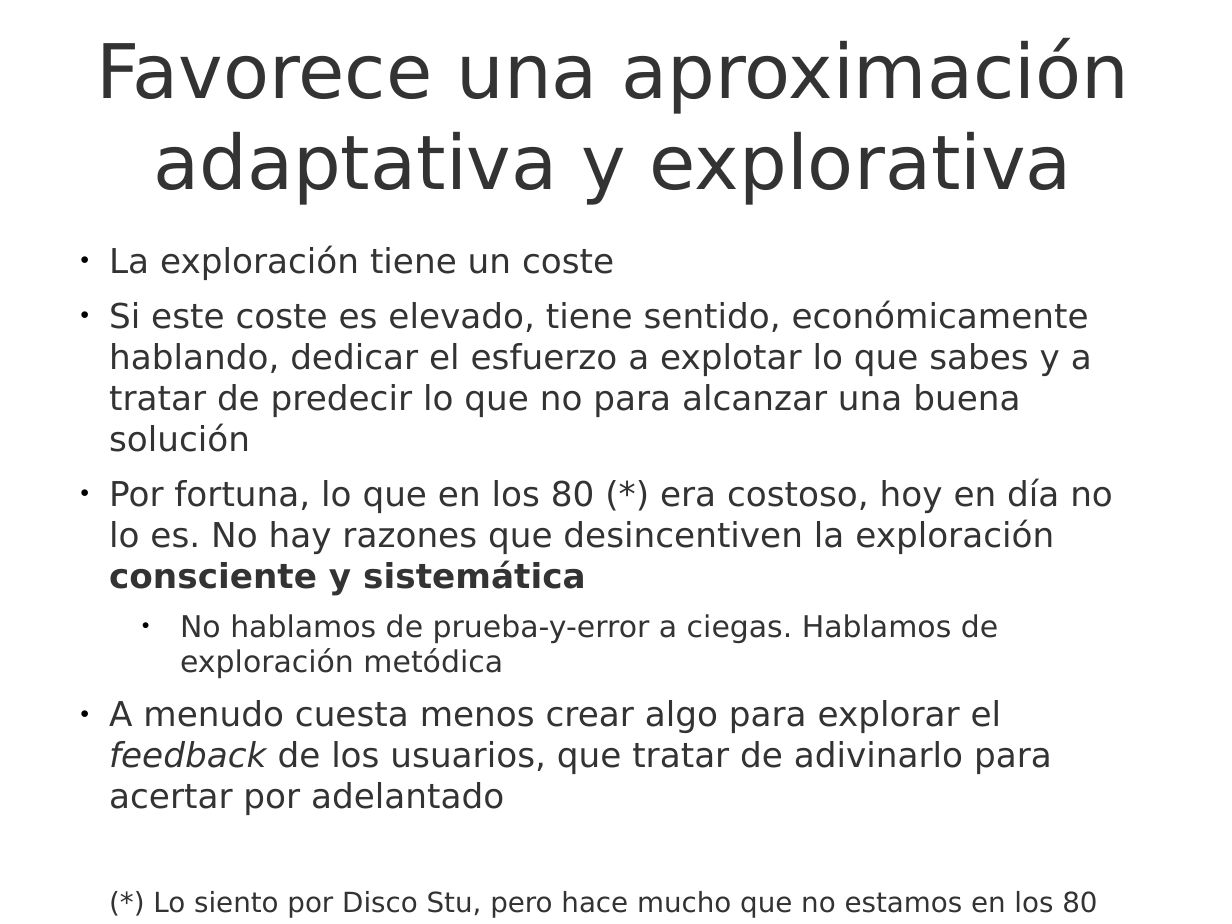
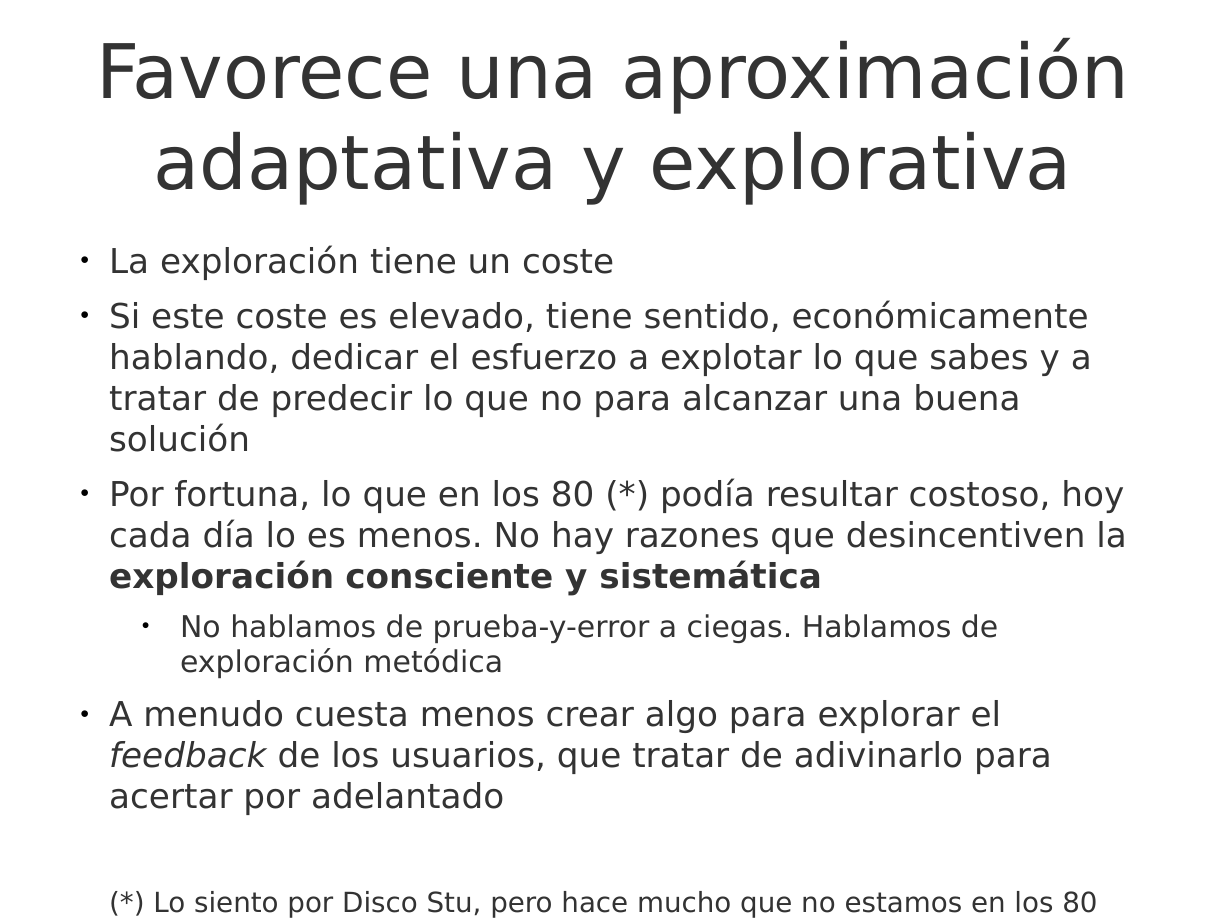
Before and after one commit to UNIZAR-30248-GeProSoft/scrum-slides, a slide deck: slide 28 of 7i_GPS-S02-Scrum-PrincipiosÁgiles.odp. Drawn at 1232x924 pixels with LibreOffice and Linux fonts; fonts in the diff are those of the drawing; background and template pictures are left out. Boxes give left, top, right and bottom in pixels: in the first picture for what was removed or moved away, otherwise in the second. Text is boxed around its words. In the diff, an @@ line names an element or a change of style, - is before the commit and + after.

```diff
--- a/7i_GPS-S02-Scrum-PrincipiosÁgiles.odp
+++ b/7i_GPS-S02-Scrum-PrincipiosÁgiles.odp
@@ text at bbox=[109, 478, 1126, 596]: text changed @@
-● Por fortuna, lo que en los 80 (*) era costoso, hoy en día no lo es. No hay razones que desincentiven la exploración consciente y sistemática
+● Por fortuna, lo que en los 80 (*) podía resultar costoso, hoy cada día lo es menos. No hay razones que desincentiven la exploración consciente y sistemática
```
Also in this commit, not shown: 24 other slides changed, 1 slide added, 1 slide removed, 1 other file.
